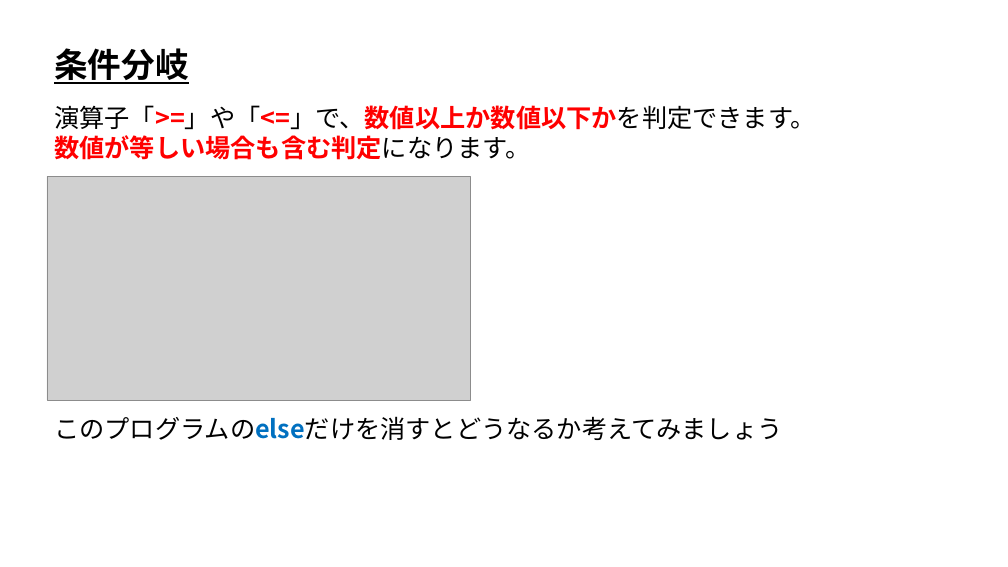
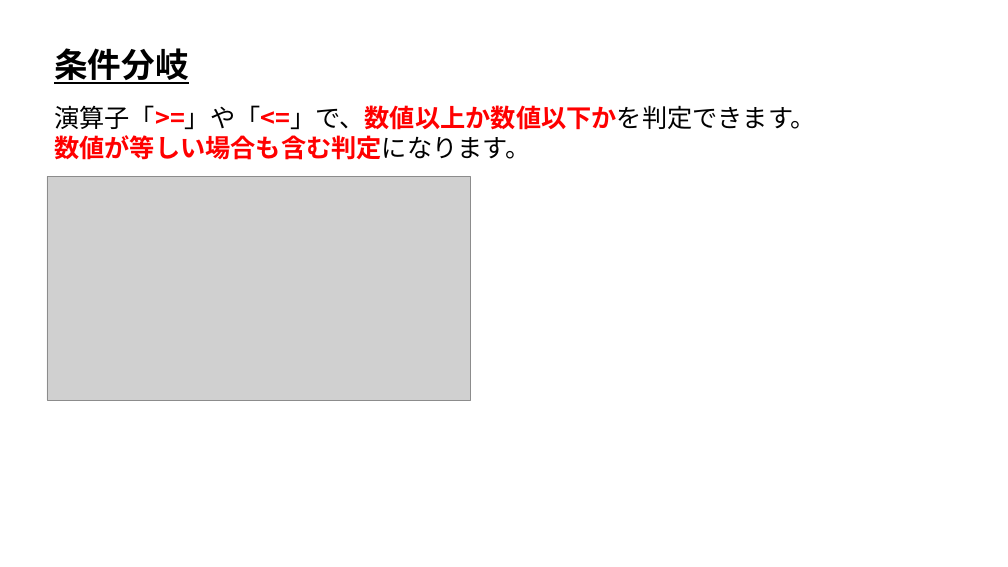
Before and after one commit to ArakiYusuke-Ohara/Textbook, a slide deck: slide 9 of ゲーム科1年/00_前期/プログラミングⅠ/10_条件分岐.pptx. Drawn at 1008x567 pixels with LibreOffice and Linux fonts; fonts in the diff are those of the drawing; grey boxes stand for pictures. Boxes give left, top, right and bottom in pixels: in the first picture for what was removed or moved away, otherwise in the second. Text is boxed around its words. In the diff, an @@ line names an element or a change of style, - is before the commit and + after.

Commit message:
プログラミング系のスライド微修正

```diff
--- a/ゲーム科1年/00_前期/プログラミングⅠ/10_条件分岐.pptx
+++ b/ゲーム科1年/00_前期/プログラミングⅠ/10_条件分岐.pptx
@@ text removed at [54, 416, 782, 440] @@
-このプログラムのelseだけを消すとどうなるか考えてみましょう
```
Also in this commit, not shown: 10 other files.
